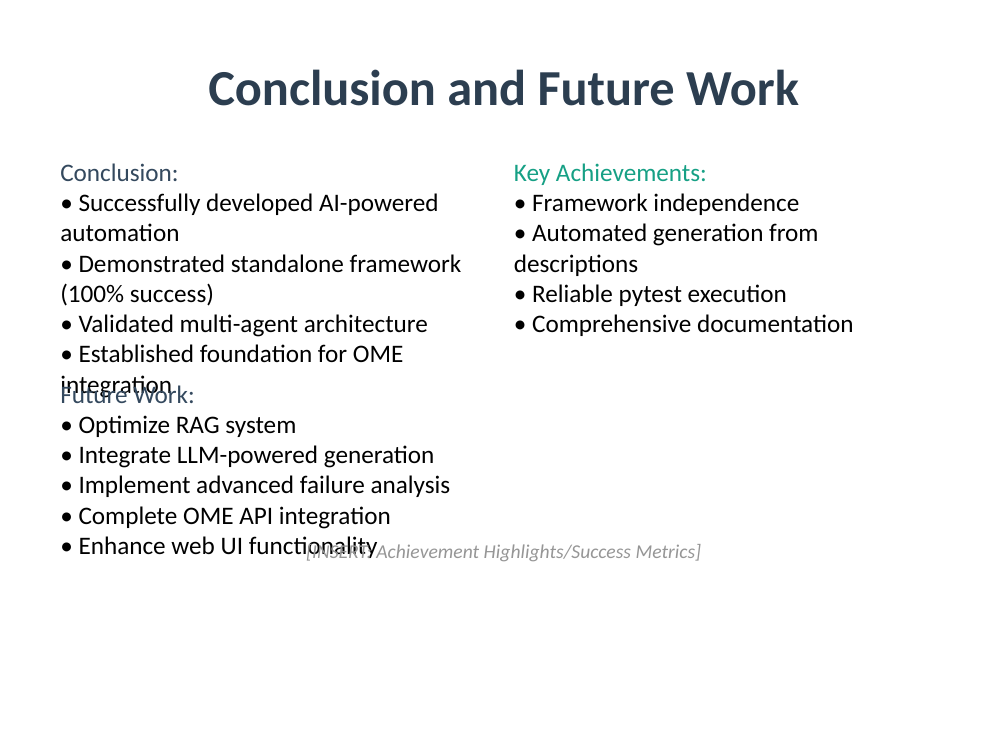
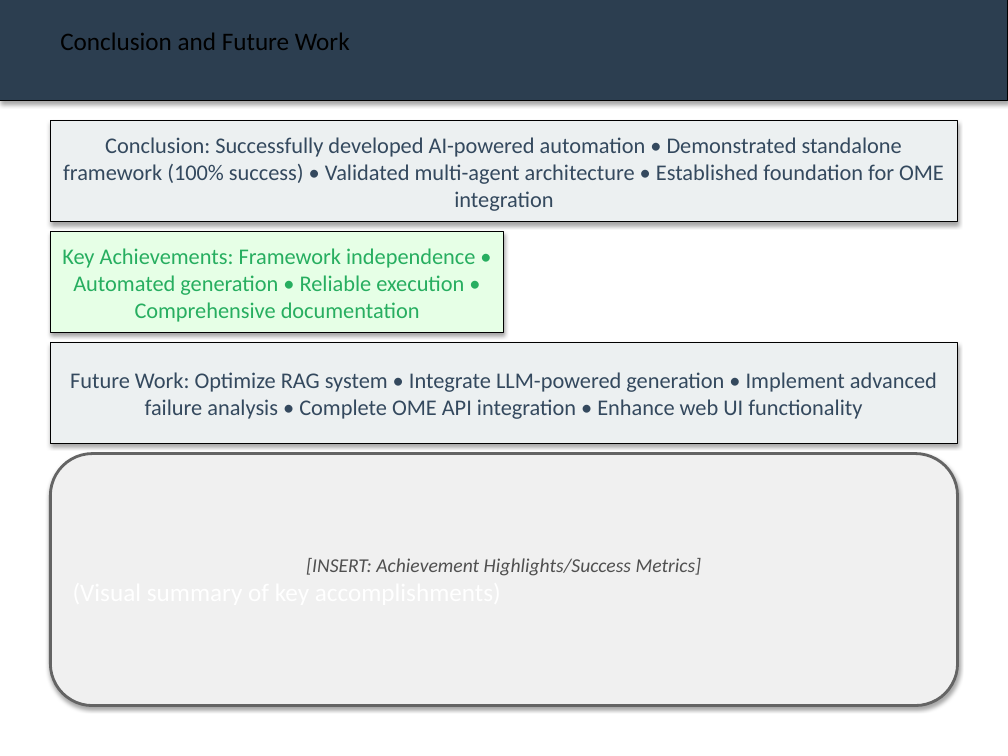
Before and after one commit to revathi-c1025/Final-Sem-Project, a slide deck: slide 16 of Demo Project/presentation.pptx. Drawn at 1008x756 pixels with LibreOffice and Linux fonts; fonts in the diff are those of the drawing. Boxes give left, top, right and bottom in pixels: in the first picture for what was removed or moved away, otherwise in the second. Text is boxed around its words. In the diff, an @@ line names an element or a change of style, - is before the commit and + after.

```diff
--- a/Demo Project/presentation.pptx
+++ b/Demo Project/presentation.pptx
@@ rectangle added at (0,0,1008,101), fill #2C3E50, outline #000000 0.75 pt @@
@@ text "Conclusion and Future Work": place and size @@
-text "Conclusion and Future Work" at (208,69,799,106)
+text "Conclusion and Future Work" at (60,32,350,50)
@@ text "Conclusion and Future Work" at (60,32,350,50): size 36 to 18 pt, text colour #2C3E50 to #000000, bold off; alignment centre to left @@
@@ rectangle "Conclusion: Successfully developed AI-powered automation ..." at (50,121,958,222): vertical alignment top to middle; fill none to #ECF0F1; outline none to #000000 0.75 pt; shadow on @@
@@ rectangle "Conclusion: Successfully developed AI-powered automation ...": place and size @@
-rectangle "Conclusion: Successfully developed AI-powered automation ..." at (60,163,462,363)
+rectangle "Conclusion: Successfully developed AI-powered automation ..." at (50,121,958,222)
@@ text in rectangle at (63,137,944,211): text changed; size 18 to 16 pt; text colour #000000 to #34495E @@
-Conclusion:
-• Successfully developed AI-powered automation
-• Demonstrated standalone framework (100% success)
-• Validated multi-agent architecture
-• Established foundation for OME integration
+Conclusion: Successfully developed AI-powered automation • Demonstrated standalone framework (100% success) • Validated multi-agent architecture • Established foundation for OME integration
@@ rectangle "Key Achievements: Framework independence • ...": place and size @@
-rectangle "Key Achievements: Framework independence • ..." at (514,163,854,336)
+rectangle "Key Achievements: Framework independence • ..." at (50,232,504,333)
@@ rectangle "Key Achievements: Framework independence • ..." at (50,232,504,333): vertical alignment top to middle; fill none to #E6FFE6; outline none to #000000 0.75 pt; shadow on @@
@@ text in rectangle at (62,248,475,322): text changed; size 18 to 16 pt; text colour #000000 to #27AE60 @@
-Key Achievements:
-• Framework independence
-• Automated generation from descriptions
-• Reliable pytest execution
-• Comprehensive documentation
+Key Achievements: Framework independence • Automated generation • Reliable execution • Comprehensive documentation
@@ rectangle "Future Work: Optimize RAG system ...": place and size @@
-rectangle "Future Work: Optimize RAG system ..." at (60,382,451,560)
+rectangle "Future Work: Optimize RAG system ..." at (50,343,958,444)
@@ rectangle "Future Work: Optimize RAG system ..." at (50,343,958,444): vertical alignment top to middle; fill none to #ECF0F1; outline none to #000000 0.75 pt; shadow on @@
@@ text in rectangle at (70,372,937,419): text changed; size 18 to 16 pt; text colour #000000 to #34495E @@
-Future Work:
-• Optimize RAG system
-• Integrate LLM-powered generation
-• Implement advanced failure analysis
-• Complete OME API integration
-• Enhance web UI functionality
+Future Work: Optimize RAG system • Integrate LLM-powered generation • Implement advanced failure analysis • Complete OME API integration • Enhance web UI functionality
@@ text in rounded rectangle at (50,454,958,706): paragraph added @@
+(Visual summary of key accomplishments)
@@ rounded rectangle "[INSERT: Achievement Highlights/Success Metrics]": place and size @@
-rounded rectangle "[INSERT: Achievement Highlights/Success Metrics]" at (306,542,702,561)
+rounded rectangle "[INSERT: Achievement Highlights/Success Metrics]" at (50,454,958,706)
@@ rounded rectangle "[INSERT: Achievement Highlights/Success Metrics]" at (50,454,958,706): vertical alignment top to middle; fill none to #F0F0F0; outline none to #646464 2 pt; shadow on @@
@@ text in rounded rectangle at (306,558,702,576): text colour #969696 to #505050 in "[INSERT: Achievement Highlights/Success Metrics]" @@
```
Also in this commit, not shown: 16 other slides changed, 20 other files.
